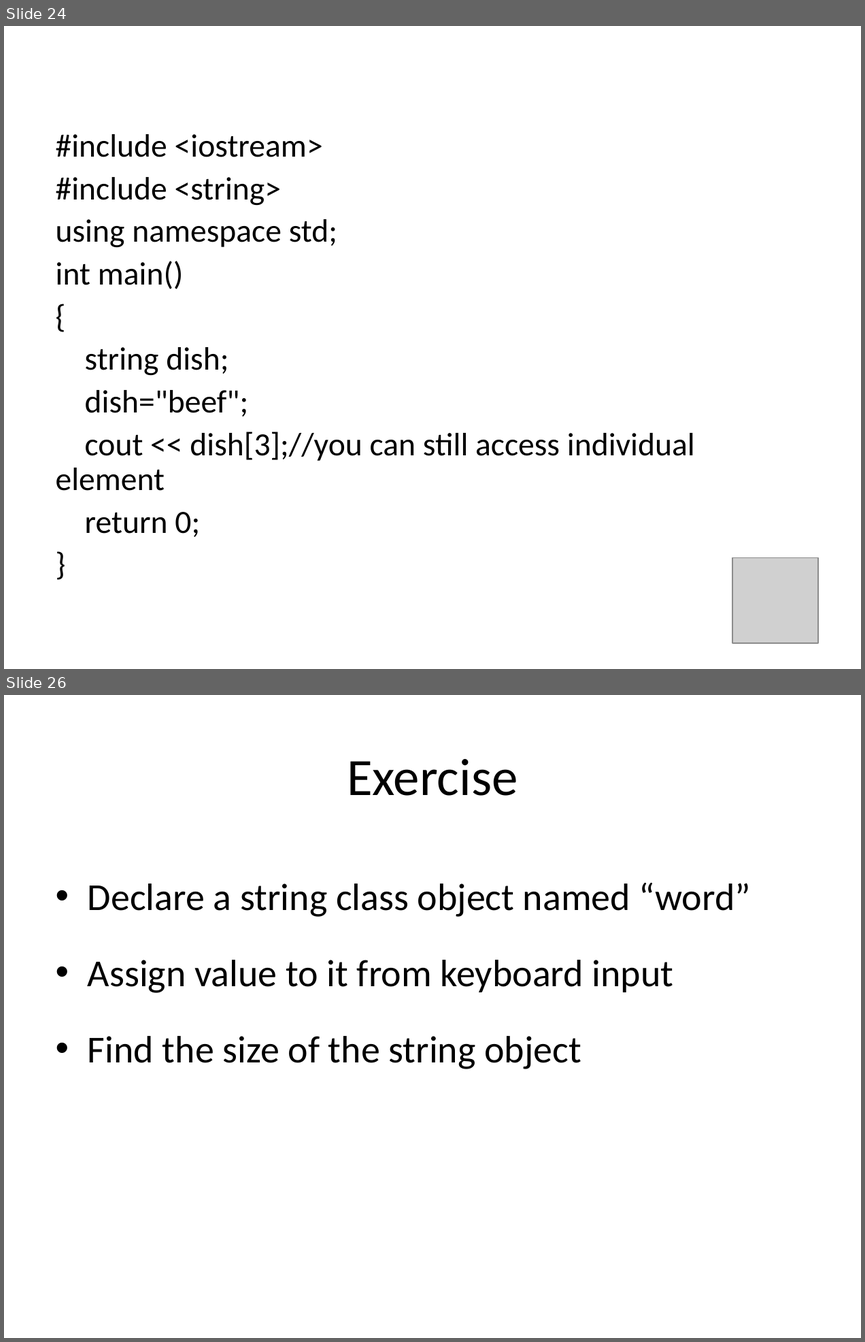
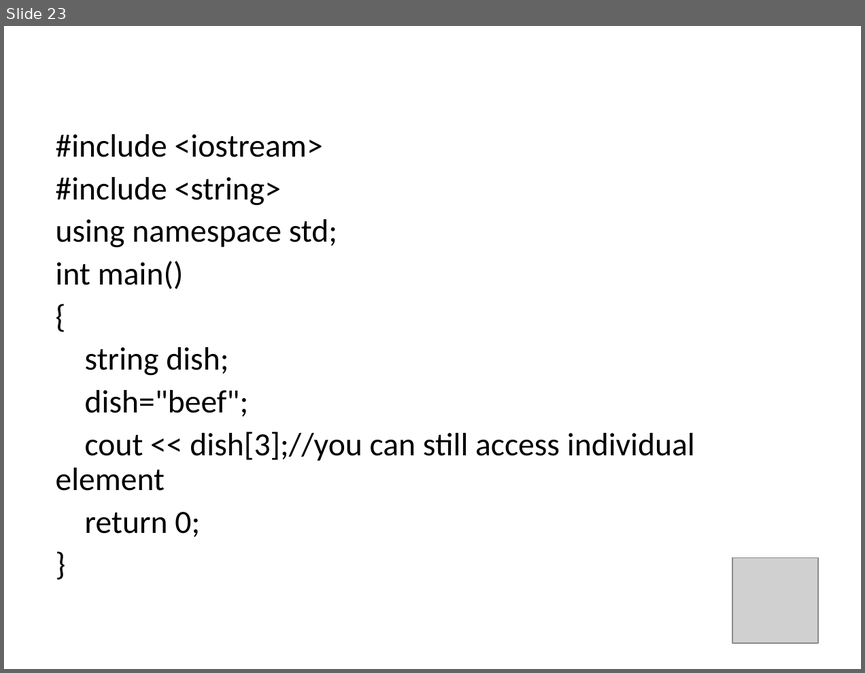
Before and after one commit to bwkeller/Computational_Physics, a slide deck: Slides/03_Arrays_Strings.odp. Shown one above the other, each under a label of ours: slides 24 and 26 before the commit, slide 23 after it; the slides between them are not shown. The pictures are 865x1342 and 865x673 pixels, drawn with LibreOffice and Linux fonts; fonts in the diff are those of the drawing; grey boxes stand for pictures. Boxes give left, top, right and bottom in pixels: in the first picture for what was removed or moved away, otherwise in the second. Text is boxed around its words. In the diff, an @@ line names an element or a change of style, - is before the commit and + after.

```diff
--- a/Slides/03_Arrays_Strings.odp
+++ b/Slides/03_Arrays_Strings.odp
@@ slide 26 removed at box(4, 695, 861, 1338), background #FFFFFF @@
@@ title removed at box(347, 759, 517, 796) @@
-Exercise
@@ text removed at box(88, 882, 751, 1069) @@
-• Declare a string class object named “word”
-• Assign value to it from keyboard input
-• Find the size of the string object
@@ what was slide 24 is now slide 23 @@
```
Also in this commit, not shown: 3 slides changed, 8 other slides removed, 3 other files.
